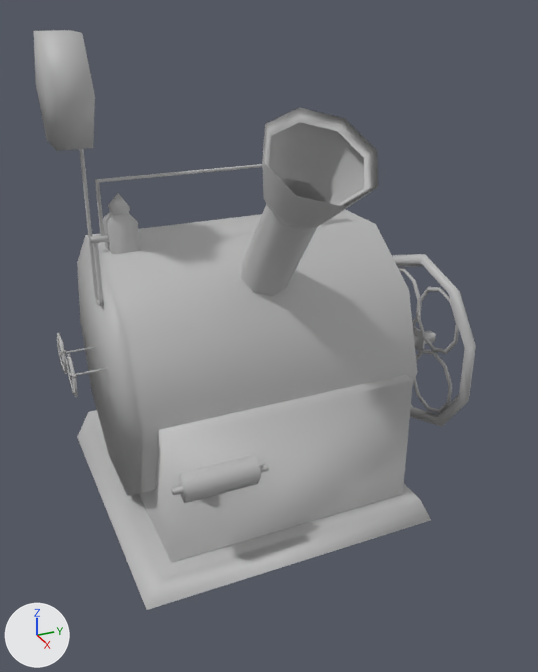
The FBX model Assets/3D Models/props/dispenserMachine/dispenser_mesh.fbx, before and after one commit.
Camera for both pictures: a camera (50 mm lens) standing at (2.77, -1.25, 2.16) and looking at (0.21, -0.1, 0.88). The lights are fixed; the arrows at lower left show +X, +Y and +Z. Where no turn or scale is listed for an object, it has been applied to the vertices.

Before the edit, the objects in view are built like this:
```python
me_mesh = bpy.data.meshes.new('Mesh')
me_mesh.from_pydata(...)  # 508 vertices, 482 faces; spans x -0.79..0.79, y -0.89..0.89, z 0.02..2.06
me_mesh.materials.append(mat_lambert1)  # grey #bcbcbc
ob_dispenser = bpy.data.objects.new('dispenser', me_mesh)
ob_dispenser.location = (0.016, 0.02, -0.013)
```
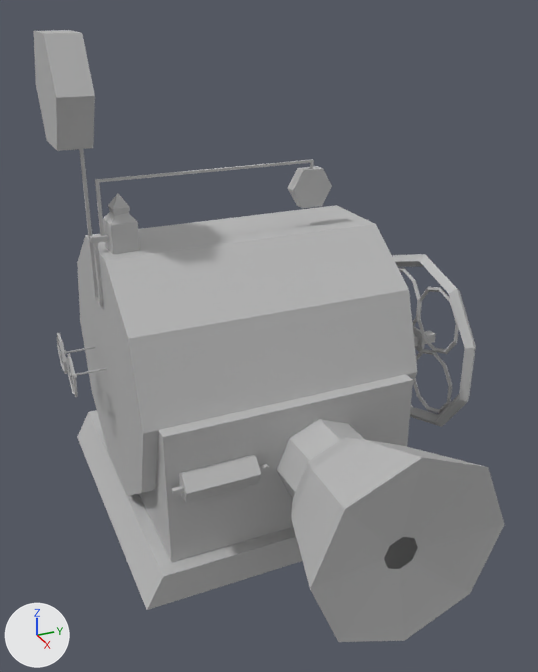
Boxes [x1, y1, x2, y2] around the edits, measured in the pictures (538 x 672 px; the box of a moved part takes in the faces that stretch with it):
'dispenser', reshaped (7% wider): before [34, 30, 476, 610]; after [34, 30, 505, 642]
part 1 of me_mesh, moved or reshaped: before [241, 108, 378, 296]; after [277, 419, 505, 642]
part 2 of me_mesh, shading changed: [34, 30, 476, 610] in both

The edits, one by one:
me_mesh is used by ob_dispenser; location (0.016, 0.02, -0.013).
me_mesh had 508 vertices, 482 faces and spanned x -0.79..0.79, y -0.89..0.89, z 0.02..2.06.
me_mesh now has 508 vertices, 482 faces and spans x -0.79..1.15, y -0.89..0.89, z 0.02..2.06.
me_mesh part 1: 48 of 508 vertices moved; they spanned x 0.05..0.79, y -0.34..0.08, z 1.01..1.84 and now span x 0.2..1.15, y -0.41..0.37, z 0.08..0.86; mean shift (0.3, 0.1, -1.05); largest move (0.79, -0.13, 1.58) -> (1.15, -0.02, 0.08).
me_mesh part 2: edges marked sharp go from 0 to 831.
